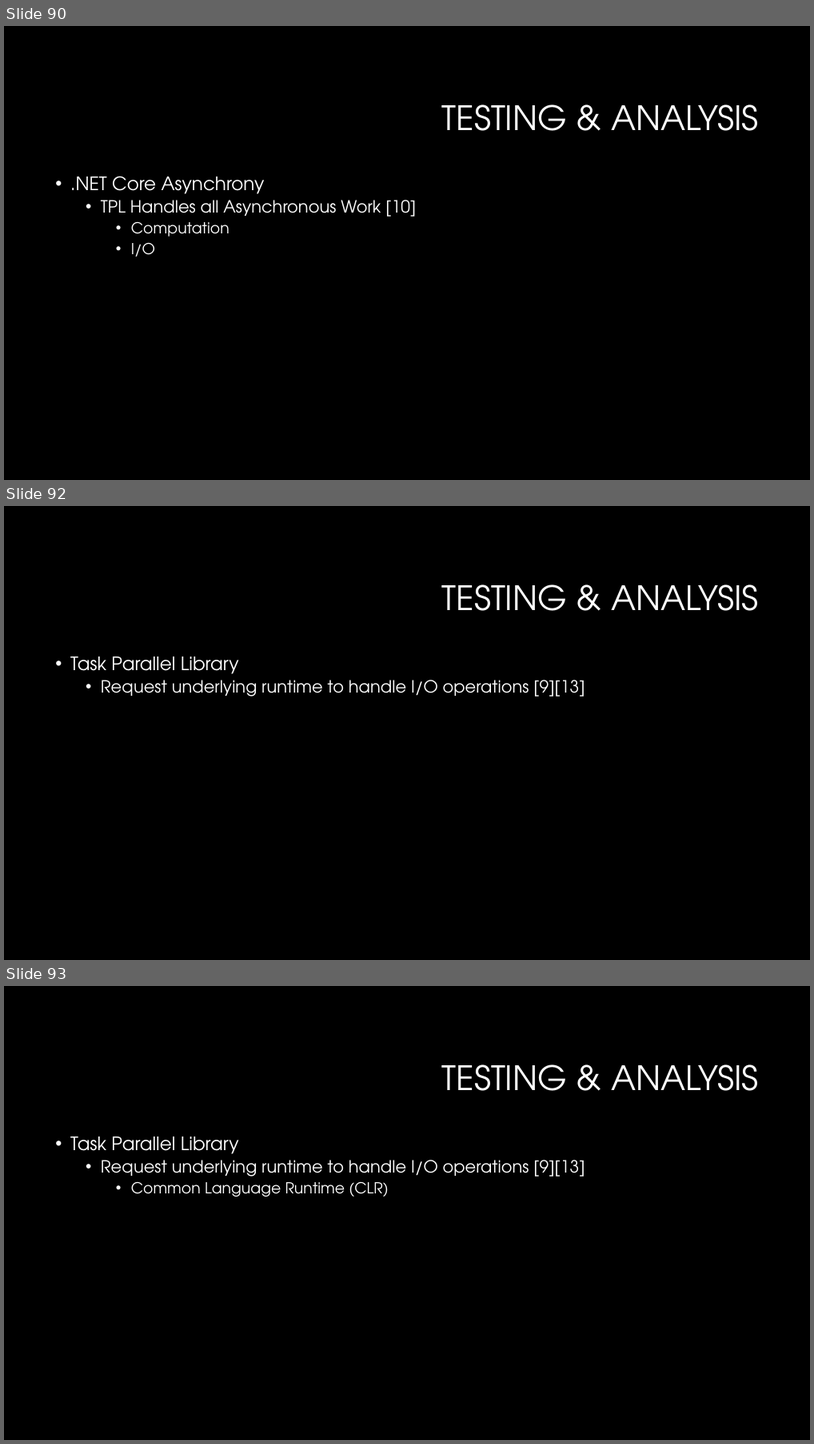
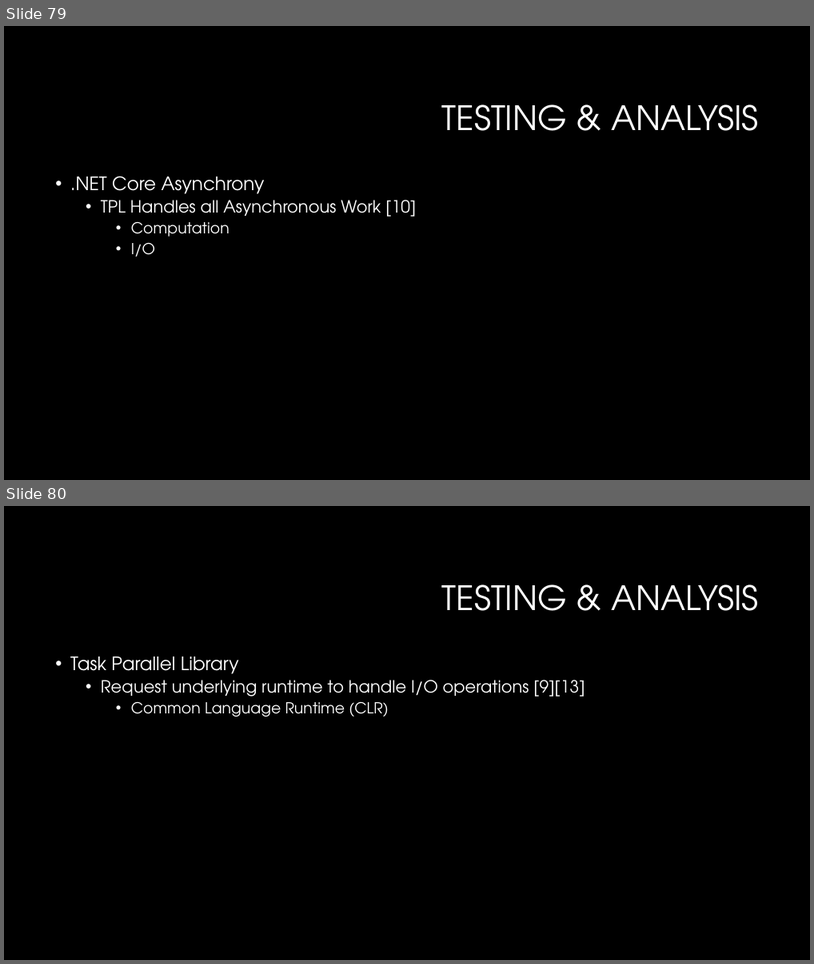
Before and after one commit to czifro-tech/instant-transmission, a slide deck: presentation/Thesis.pptx. Shown one above the other, each under a label of ours: slides 90, 92 and 93 before the commit, slides 79 and 80 after it; the slides between them are not shown. The pictures are 814x1444 and 814x964 pixels, drawn with LibreOffice and Linux fonts; fonts in the diff are those of the drawing; background and template pictures are left out. Boxes give left, top, right and bottom in pixels: in the first picture for what was removed or moved away, otherwise in the second. Text is boxed around its words. In the diff, an @@ line names an element or a change of style, - is before the commit and + after.

```diff
--- a/presentation/Thesis.pptx
+++ b/presentation/Thesis.pptx
@@ slide 92 removed at box(4, 506, 810, 960), background #000000 @@
@@ title removed at box(442, 584, 758, 611) @@
-TESTING & ANALYSIS
@@ text removed at box(70, 656, 585, 696) @@
-• Task Parallel Library
-  • Request underlying runtime to handle I/O operations [9][13]
@@ what was slide 90 is now slide 79 @@
@@ what was slide 93 is now slide 80 @@
```
Also in this commit, not shown: 4 slides changed, 12 other slides removed.
